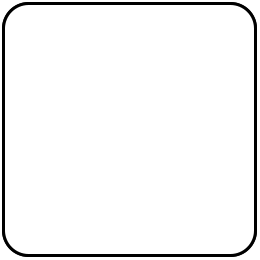
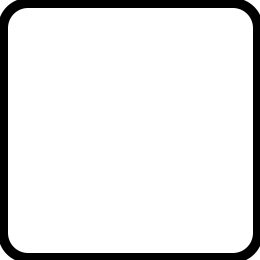
Layers edited between the first and the second 260 x 260 image:
pixels changed over [left=0, top=0, right=260, bottom=260] (layer not identified)
